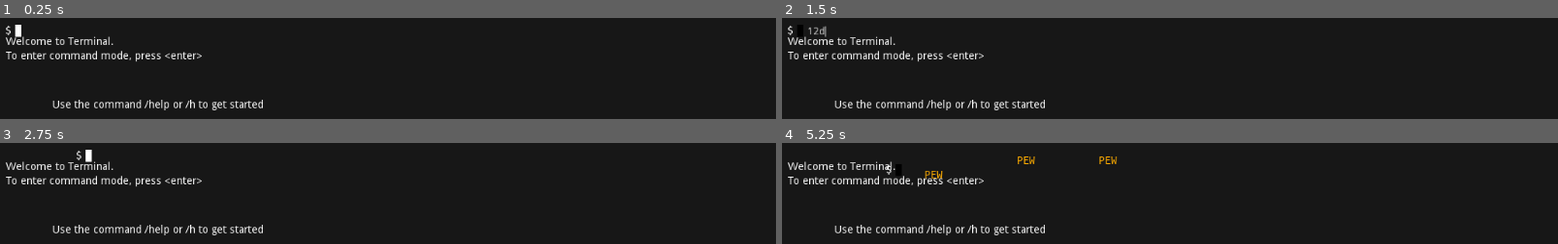
Above: before the commit, frames 1-4 (two rows, left to right).
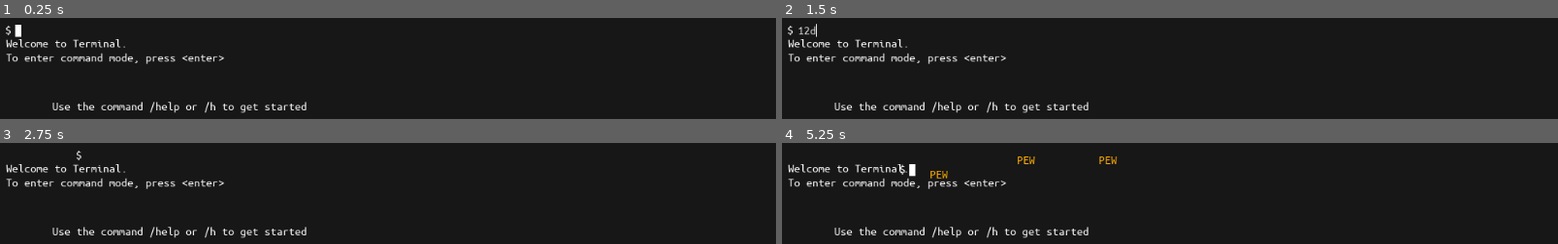
Above: after the commit, the same moments.

Repository: jaydubbyasee/ld45terminal
Game: Godot game, scene res://scenes/levels/level01/Level_01_Tutorial.tscn
The game is run twice, just before and just after one commit, with the same random seed, the same clock (stepped at 60 frames per second) and the same inputs.
Inputs (mouse positions are in pixels of both pictures, inside the frame that each line leads up to):
- Up to frame 1 (0.25 s): no input
- Up to frame 2 (1.5 s): click (921, 32) at 0.52 s; type "12" at 0.6 s; tap Enter (ui_accept) at 1.25 s; hold Right (ui_right) from 1.28 s (still down); tap D (shoot) at 1.35 s
- Up to frame 3 (2.75 s): keep holding Right (ui_right); tap Enter (ui_accept) at 1.52, 2, 2.27 s; tap D (shoot) at 2.1 s
- Up to frame 4 (5.25 s): tap Enter (ui_accept) at 2.75, 3.5, 3.77, 4.25, 4.52, 5 s; release Right (ui_right) at 2.78 s; hold Left (ui_left) 2.78-3.53 s; tap D (shoot) every 0.75 s from 2.85 to 5.1 s; hold Right (ui_right) 3.53-5.03 s; hold Left (ui_left) from 5.03 s (still down)

The runs differ from the first frame. In frame 1, 4.0% of the frame differs, in the area x 0-40%, y 18-95%; in frame 2, 4.2%; in frame 3, 4.1%; in frame 4, 4.4%.

Commit message:
Use monospace fonts across the board

Diff:
--- a/CursorBoy.gd
+++ b/CursorBoy.gd
@@ -10,6 +10,7 @@
 const FALL_MULTIPLIER = 10
 const MAX_FALL_VELOCITY = 300
 const HANG_ACCEL = 200
+const COL_WIDTH = 8
 
 enum CURSOR_MODE {
 	insert,
@@ -25,6 +26,8 @@
 	$AnimatedSprite.play("default")
 
 func _physics_process(delta):
+
+	$AnimatedSprite.position.x = COL_WIDTH * $LineEdit.text.length()
 
 	if _mode != CURSOR_MODE.insert:
 
--- a/CursorBoy.tscn
+++ b/CursorBoy.tscn
@@ -1,10 +1,9 @@
-[gd_scene load_steps=13 format=2]
+[gd_scene load_steps=12 format=2]
 
 [ext_resource path="res://CursorBoy.gd" type="Script" id=1]
 [ext_resource path="res://sprites/CursorBoy1.png" type="Texture" id=2]
-[ext_resource path="res://sprites/CursorBoy2.png" type="Texture" id=3]
-[ext_resource path="res://fonts/ubuntu-font-family-0.83/UbuntuMono-R.ttf" type="DynamicFontData" id=4]
-[ext_resource path="res://sfx/death_sound_01.wav" type="AudioStream" id=5]
+[ext_resource path="res://fonts/ubuntu-font-family-0.83/UbuntuMono-R.ttf" type="DynamicFontData" id=3]
+[ext_resource path="res://sfx/death_sound_01.wav" type="AudioStream" id=4]
 
 [sub_resource type="StyleBoxEmpty" id=1]
 
@@ -15,14 +14,14 @@
 
 [sub_resource type="SpriteFrames" id=4]
 animations = [ {
-"frames": [ ExtResource( 2 ), ExtResource( 3 ) ],
+"frames": [ ExtResource( 2 ), null ],
 "loop": true,
 "name": "default",
-"speed": 1.0
+"speed": 2.0
 } ]
 
 [sub_resource type="DynamicFont" id=5]
-font_data = ExtResource( 4 )
+font_data = ExtResource( 3 )
 
 [sub_resource type="ShaderMaterial" id=6]
 
@@ -34,12 +33,13 @@
 script = ExtResource( 1 )
 
 [node name="LineEdit" type="LineEdit" parent="."]
-margin_left = 8.70479
-margin_top = -11.1741
-margin_right = 311.704
-margin_bottom = 12.8259
+margin_left = -3.21489
+margin_top = -11.5147
+margin_right = 299.784
+margin_bottom = 12.4853
 custom_styles/focus = SubResource( 1 )
 custom_styles/normal = SubResource( 2 )
+expand_to_text_length = true
 
 [node name="CollisionBox" type="CollisionShape2D" parent="."]
 shape = SubResource( 3 )
--- /dev/null
+++ b/fonts/ubuntu-mono-r.tres
@@ -0,0 +1,6 @@
+[gd_resource type="DynamicFont" load_steps=2 format=2]
+
+[ext_resource path="res://fonts/ubuntu-font-family-0.83/UbuntuMono-R.ttf" type="DynamicFontData" id=1]
+
+[resource]
+font_data = ExtResource( 1 )
--- a/project.godot
+++ b/project.godot
@@ -27,6 +27,10 @@
 [autoload]
 
 state_manager="*res://scripts/state_manager.gd"
+
+[gui]
+
+theme/custom_font="res://fonts/ubuntu-mono-r.tres"
 
 [input]
 
--- a/scenes/levels/GameOver.tscn
+++ b/scenes/levels/GameOver.tscn
@@ -4,7 +4,6 @@
 [ext_resource path="res://fonts/ubuntu-font-family-0.83/UbuntuMono-R.ttf" type="DynamicFontData" id=2]
 
 [sub_resource type="DynamicFont" id=1]
-size = 32
 font_data = ExtResource( 2 )
 
 [node name="Node2D" type="Node2D"]
--- a/scenes/levels/level01/Level_01_Tutorial.tscn
+++ b/scenes/levels/level01/Level_01_Tutorial.tscn
@@ -29,7 +29,6 @@
 script = ExtResource( 1 )
 
 [node name="WorldBounds" type="Area2D" parent="."]
-editor/display_folded = true
 position = Vector2( -235.602, 352.452 )
 
 [node name="CollisionShape2D" type="CollisionShape2D" parent="WorldBounds"]
@@ -43,9 +42,6 @@
 
 [node name="CollisionBox" parent="CursorBoy" index="1"]
 shape = SubResource( 2 )
-
-[node name="DeathTimer" parent="CursorBoy" index="7"]
-wait_time = 2.5
 
 [node name="Platform1" type="Label" parent="."]
 margin_left = 6.0
@@ -64,22 +60,21 @@
 script = ExtResource( 3 )
 
 [node name="HelpGroup" type="Node" parent="."]
-editor/display_folded = true
 script = ExtResource( 4 )
 
 [node name="CollidableLabel2" type="Label" parent="HelpGroup"]
 margin_left = 360.0
-margin_top = 350.0
+margin_top = 360.0
 margin_right = 569.0
-margin_bottom = 364.0
+margin_bottom = 374.0
 text = "ls - lists files in current directory"
 script = ExtResource( 3 )
 
 [node name="CollidableLabel5" type="Label" parent="HelpGroup"]
 margin_left = 318.36
-margin_top = 310.0
+margin_top = 320.0
 margin_right = 390.36
-margin_bottom = 324.0
+margin_bottom = 334.0
 text = "Commands"
 script = ExtResource( 3 )
 
@@ -102,18 +97,18 @@
 
 [node name="CollidableLabel8" type="Label" parent="HelpGroup"]
 margin_left = 360.0
-margin_top = 390.0
+margin_top = 399.231
 margin_right = 468.0
-margin_bottom = 404.0
+margin_bottom = 413.231
 rect_pivot_offset = Vector2( 64.2882, 26.8959 )
 text = "open - opens file"
 script = ExtResource( 3 )
 
 [node name="CollidableLabel9" type="Label" parent="HelpGroup"]
 margin_left = 360.0
-margin_top = 430.0
+margin_top = 440.0
 margin_right = 596.0
-margin_bottom = 444.0
+margin_bottom = 454.0
 text = "clear - clears and resets the terminal"
 script = ExtResource( 3 )
 
Not shown: 1 places in CursorBoy.tscn that only renumber resources
